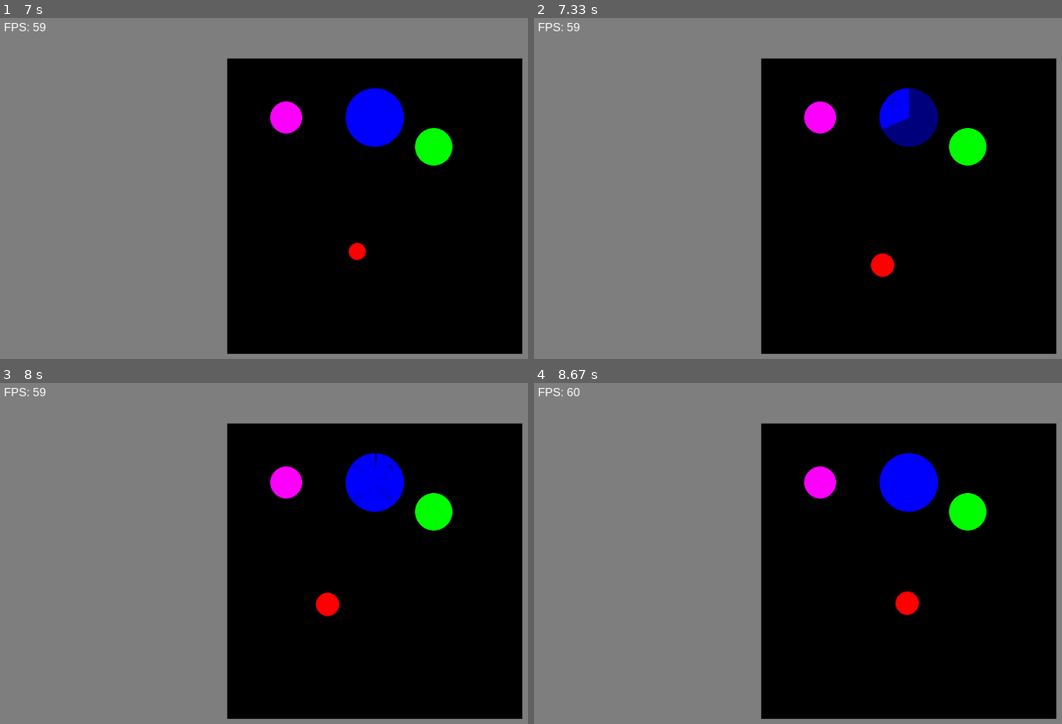
Above: before the commit, frames 1-4 (two rows, left to right).
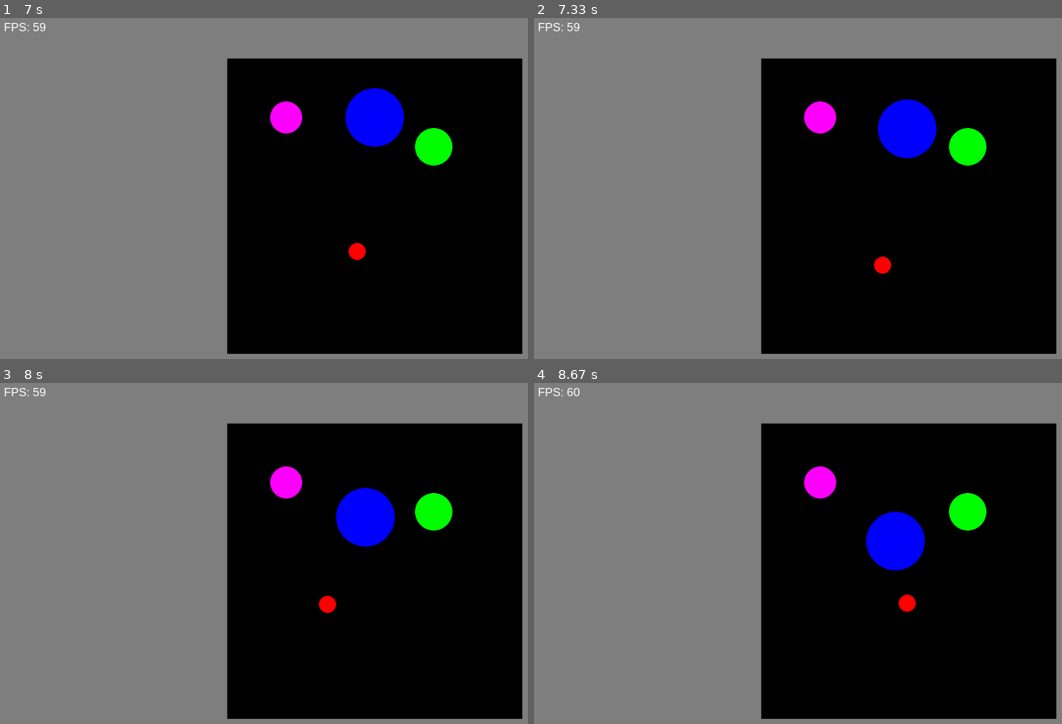
Above: after the commit, the same moments.

Repository: JonatanRasmussen/dead_mmo
Game: pygame game, started from main.py
Same seed, same stepped clock (60 frames per second), same inputs: the game is played once before the commit and once after it.
Inputs:
- Up to frame 1 (7 s): hold D 0.33-0.8 s; hold W 0.83-1.13 s; hold D 1.17-1.63 s; hold A 1.67-2.2 s; hold S 2.23-2.53 s; hold A 2.57-2.97 s; hold W 3-3.37 s; hold D 3.4-4.03 s; hold S 4.07-4.43 s; hold A 4.47-4.93 s; hold D 4.97-5.43 s; hold W 5.47-5.77 s; hold D 5.8-6.27 s; hold A 6.3-6.83 s; hold S from 6.87 s (still down)
- Up to frame 2 (7.33 s): release S at 7.17 s; hold A from 7.2 s (still down)
- Up to frame 3 (8 s): release A at 7.6 s; hold W from 7.63 s (still down)
- Up to frame 4 (8.67 s): release W at 8 s; hold D from 8.03 s (still down)

Frame 1 is identical in both runs. In frame 2, 1.7% of the frame differs, in the area x 63-77%, y 20-77%; in frame 3, 2.4%; in frame 4, 3.2%, in the area x 62-77%, y 20-69%.

Commit message:
Very nice prog

Diff:
--- a/src/controllers/event_frame.py
+++ b/src/controllers/event_frame.py
@@ -67,7 +67,6 @@
                     timestamp=timestamp,
                     source_id=source_obj.obj_id,
                     spell_id=spell_id,
-                    target_id=source_obj.current_target,
                 )
                 self._event_heap.insert_event(controls_event)
 
--- a/src/handlers/game_obj_handler.py
+++ b/src/handlers/game_obj_handler.py
@@ -58,7 +58,7 @@
 
     def modify_game_obj(self, timestamp: float, source_obj: GameObj, spell: Spell, target_obj: GameObj) -> None:
         if spell.is_modifying_source:
-            updated_source_obj = spell.flags.modify_source(timestamp, source_obj, target_obj.obj_id)
+            updated_source_obj = spell.flags.modify_source(timestamp, source_obj, target_obj)
             self.update_game_obj(updated_source_obj)
         else:
             updated_source_obj = source_obj
--- a/src/models/game_obj.py
+++ b/src/models/game_obj.py
@@ -117,10 +117,18 @@
     def teleport_to(self, new_x: float, new_y: float) -> 'GameObj':
         return self._replace(x=new_x, y=new_y)
 
-    def move_in_direction(self, x: float, y: float, move_speed: float, distance: float) -> 'GameObj':
-        new_x = self.x + x * move_speed * distance
-        new_y = self.y + y * move_speed * distance
+    def move_in_direction(self, x: float, y: float, move_speed: float) -> 'GameObj':
+        new_x = self.x + x * move_speed
+        new_y = self.y + y * move_speed
         return self._replace(x=new_x, y=new_y)
+
+    def move_towards_coordinates(self, x: float, y: float, move_speed: float) -> 'GameObj':
+        dx = x - self.x
+        dy = y - self.y
+        distance = math.hypot(dx, dy)
+        if distance == 0:
+            return self
+        return self.move_in_direction(dx/distance, dy/distance, move_speed)
 
     def set_ability_1(self, new_ability_1: int) -> 'GameObj':
         return self._replace(ability_1_id=new_ability_1)
--- a/src/models/spell.py
+++ b/src/models/spell.py
@@ -11,6 +11,7 @@
     STEP_LEFT = auto()
     STEP_DOWN = auto()
     STEP_RIGHT = auto()
+    MOVE_TOWARDS_TARGET = auto()
     SET_ABILITY_SLOT_1 = auto()
     SET_ABILITY_SLOT_2 = auto()
     SET_ABILITY_SLOT_3 = auto()
@@ -45,27 +46,29 @@
             tar = tar.restore_health(power * source_obj.spell_modifier)
         return tar
 
-    def modify_source(self, timestamp: float, source_obj: GameObj, target_id: int) -> GameObj:
+    def modify_source(self, timestamp: float, source_obj: GameObj, target_obj: GameObj) -> GameObj:
         src = source_obj
         if self & SpellFlag.SET_TARGET:
-            src = src.switch_target(target_id)
+            src = src.switch_target(target_obj.obj_id)
         if self & SpellFlag.TRIGGER_GCD:
             src = src.set_gcd_start(timestamp)
         if self & SpellFlag.DESPAWN_SELF:
             src = src.change_status(GameObjStatus.DESPAWNED)
+        if self & SpellFlag.MOVE_TOWARDS_TARGET:
+            src = src.move_towards_coordinates(target_obj.x, target_obj.y, src.movement_speed * 0.0005)
         return src
 
     def _handle_movement(self, target_obj: GameObj) -> GameObj:
         BASE_MOVE_DISTANCE = 0.001
         tar = target_obj
         if self & SpellFlag.STEP_UP:
-            tar = tar.move_in_direction(0.0, 1.0, tar.movement_speed, BASE_MOVE_DISTANCE)
+            tar = tar.move_in_direction(0.0, 1.0, tar.movement_speed * BASE_MOVE_DISTANCE)
         if self & SpellFlag.STEP_LEFT:
-            tar = tar.move_in_direction(-1.0, 0.0, tar.movement_speed, BASE_MOVE_DISTANCE)
+            tar = tar.move_in_direction(-1.0, 0.0, tar.movement_speed * BASE_MOVE_DISTANCE)
         if self & SpellFlag.STEP_DOWN:
-            tar = tar.move_in_direction(0.0, -1.0, tar.movement_speed, BASE_MOVE_DISTANCE)
+            tar = tar.move_in_direction(0.0, -1.0, tar.movement_speed * BASE_MOVE_DISTANCE)
         if self & SpellFlag.STEP_RIGHT:
-            tar = tar.move_in_direction(1.0, 0.0, tar.movement_speed, BASE_MOVE_DISTANCE)
+            tar = tar.move_in_direction(1.0, 0.0, tar.movement_speed * BASE_MOVE_DISTANCE)
         return tar
 
     def _handle_ability_swaps(self, referenced_spell: int, target_obj: GameObj) -> GameObj:
@@ -84,7 +87,8 @@
 class SpellTarget(Enum):
     """ Defines targeting behavior for spell """
     NONE = 0
-    CAST_ON_TARGET = auto()
+    TARGET_CAST = auto()
+    AURA_CAST = auto()
     SELF_CAST = auto()
     FRIENDLY_CAST = auto()
     HOSTILE_CAST = auto()
@@ -95,10 +99,13 @@
     def is_target_swap(self) -> bool:
         return self in {SpellTarget.TARGET_SWAP_TO_NEXT}
 
-    def select_target(self, source: GameObj, target_id: int, important_ids: ImportantIDs) -> int:
+    def select_target(self, source: GameObj, aura_target: int, important_ids: ImportantIDs) -> int:
+        obj_target = source.current_target
         assert self not in {SpellTarget.NONE}, f"obj {source.obj_id} is casting a spell with targeting=NONE"
-        if self in {SpellTarget.CAST_ON_TARGET} and IdGen.is_valid_id(target_id):
-            return target_id
+        if self in {SpellTarget.TARGET_CAST} and IdGen.is_valid_id(obj_target):
+            return obj_target
+        if self in {SpellTarget.AURA_CAST} and IdGen.is_valid_id(aura_target):
+            return aura_target
         if self in {SpellTarget.SELF_CAST}:
             return source.obj_id
         if self in {SpellTarget.HOSTILE_CAST}:
--- a/src/templates/spec_00.py
+++ b/src/templates/spec_00.py
@@ -44,6 +44,13 @@
         return SpellTemplates.step_move_self(1, SpellFlag.STEP_RIGHT)
 
     @staticmethod
+    def step_towards_target() -> SpellFactory:
+        return (
+            SpellFactory(361)
+            .target_cast()
+            .add_flag(SpellFlag.MOVE_TOWARDS_TARGET)
+        )
+    @staticmethod
     def start_move_up() -> SpellFactory:
         return SpellTemplates.start_move_self(92, Spec00.step_up().spell_id)
 
@@ -60,6 +67,10 @@
         return SpellTemplates.start_move_self(2, Spec00.step_right().spell_id)
 
     @staticmethod
+    def start_move_towards_target() -> SpellFactory:
+        return SpellTemplates.start_move_self(362, Spec00.step_towards_target().spell_id)
+
+    @staticmethod
     def stop_move_up() -> SpellFactory:
         return SpellTemplates.cancel_aura_on_self(93, Spec00.start_move_up().spell_id)
 
@@ -74,6 +85,11 @@
     @staticmethod
     def stop_move_right() -> SpellFactory:
         return SpellTemplates.cancel_aura_on_self(3, Spec00.start_move_right().spell_id)
+
+    @staticmethod
+    def stop_move_towards_target() -> SpellFactory:
+        return SpellTemplates.cancel_aura_on_self(363, Spec00.start_move_towards_target().spell_id)
+
 
     @staticmethod
     def fire_blast() -> SpellFactory:
@@ -118,9 +134,9 @@
             stop_move_right_id=Spec00.stop_move_right().spell_id,
             next_target_id=Spec00.tab_target().spell_id,
             ability_1_id=Spec00.fire_blast().spell_id,
-            ability_2_id=Spec00.fire_blast().spell_id,
-            ability_3_id=Spec00.fire_aura_apply().spell_id,
-            ability_4_id=Spec00.fire_aura_apply().spell_id,
+            ability_2_id=Spec00.fire_aura_apply().spell_id,
+            ability_3_id=Spec00.start_move_towards_target().spell_id,
+            ability_4_id=Spec00.stop_move_towards_target().spell_id,
         )
         return (
             SpellFactory(42)
@@ -158,7 +174,7 @@
             color=Color.BLUE,
             next_target_id=Spec00.tab_target().spell_id,
             ability_3_id=Spec00.fire_blast().spell_id,
-            ability_4_id=Spec00.fire_blast().spell_id,
+            ability_4_id=Spec00.start_move_towards_target().spell_id,
         )
         obj_controls = (
             Controls(timestamp=1.5, next_target=True),
--- a/src/templates/spell_factory.py
+++ b/src/templates/spell_factory.py
@@ -34,7 +34,10 @@
         return self.set_targeting(SpellTarget.SELF_CAST)
 
     def target_cast(self) -> 'SpellFactory':
-        return self.set_targeting(SpellTarget.CAST_ON_TARGET)
+        return self.set_targeting(SpellTarget.TARGET_CAST)
+
+    def aura_cast(self) -> 'SpellFactory':
+        return self.set_targeting(SpellTarget.AURA_CAST)
 
     def hostile_cast(self) -> 'SpellFactory':
         return self.set_targeting(SpellTarget.HOSTILE_CAST)
